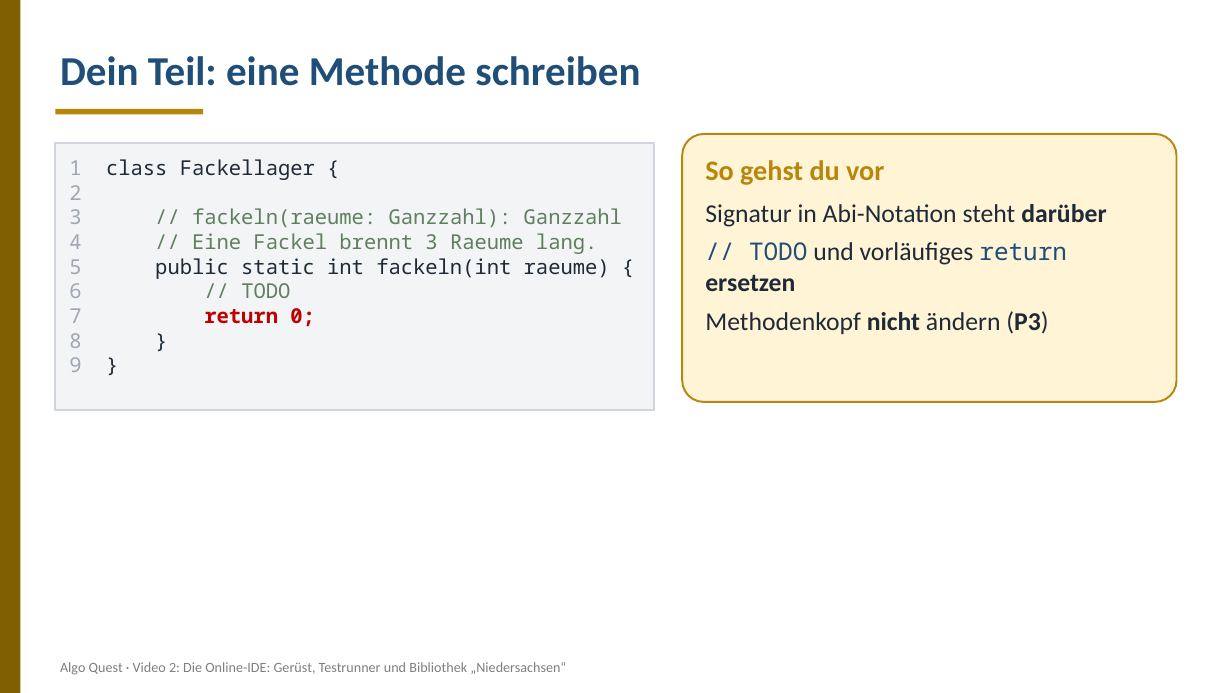
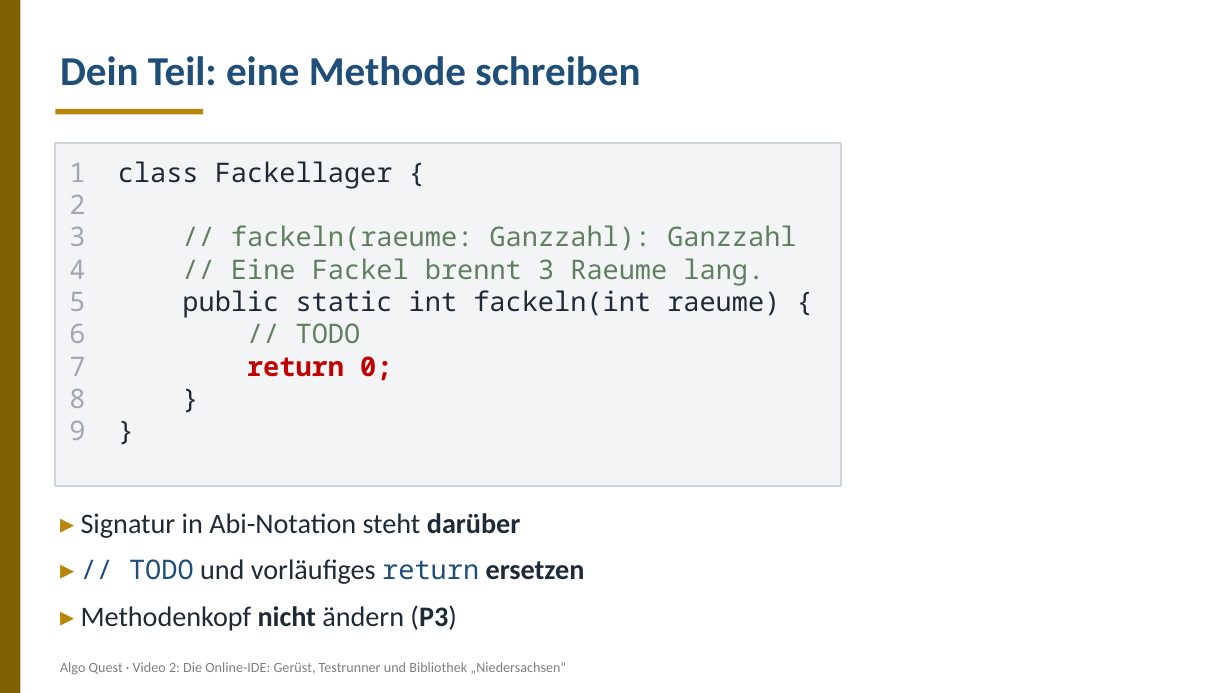
Before and after one commit to frankjuchim/AlgoQuest, a slide deck: slide 5 of materialien/Videos/02_Online-IDE_und_Testrunner/AQ_Video02_Online-IDE_und_Testrunner_Folien.pptx. Drawn at 1232x693 pixels with LibreOffice and Linux fonts; fonts in the diff are those of the drawing. Boxes give left, top, right and bottom in pixels: in the first picture for what was removed or moved away, otherwise in the second. Text is boxed around its words. In the diff, an @@ line names an element or a change of style, - is before the commit and + after.

```diff
--- a/materialien/Videos/02_Online-IDE_und_Testrunner/AQ_Video02_Online-IDE_und_Testrunner_Folien.pptx
+++ b/materialien/Videos/02_Online-IDE_und_Testrunner/AQ_Video02_Online-IDE_und_Testrunner_Folien.pptx
@@ rectangle: place and size @@
-rectangle at <box>55,143,654,410</box>
+rectangle at <box>55,143,841,486</box>
@@ rounded rectangle removed at <box>682,134,1177,402</box> @@
@@ text "1 class Fackellager {" at <box>69,161,796,381</box>: size 16 to 21 pt @@
@@ text at <box>81,513,585,631</box>: text changed; size 20 to 22 pt @@
-So gehst du vor
-Signatur in Abi-Notation steht darüber
-// TODO und vorläufiges return ersetzen
-Methodenkopf nicht ändern (P3)
+▸ Signatur in Abi-Notation steht darüber
+▸ // TODO und vorläufiges return ersetzen
+▸ Methodenkopf nicht ändern (P3)
```
Also in this commit, not shown: 8 other slides changed, 1 other file.
